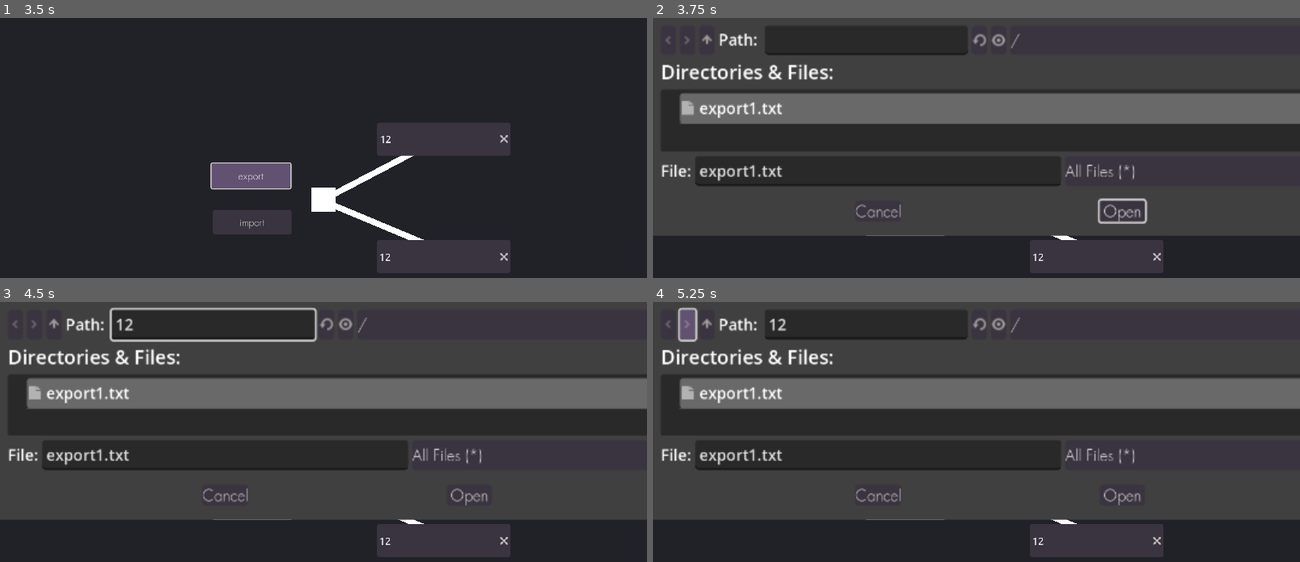
Above: before the commit, frames 1-4 (two rows, left to right).
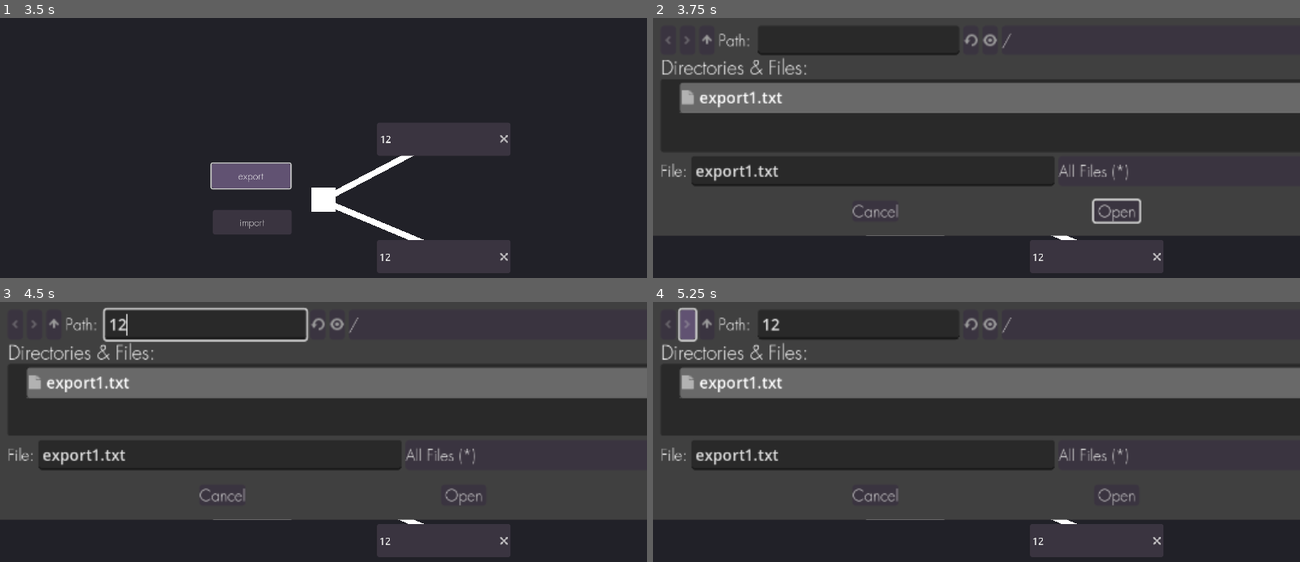
Above: after the commit, the same moments.

Repository: eqgy/understandingtree
Game: Godot game, scene res://understanding tree.tscn
Same seed, same stepped clock (60 frames per second), same inputs: the game is played once before the commit and once after it.
Inputs (mouse positions are in pixels of both pictures, inside the frame that each line leads up to):
- Up to frame 1 (3.5 s): click (446, 140) at 0.52 s; type "12" at 0.6 s; click (446, 257) at 0.75 s; type "12" at 0.83 s; click (446, 140) at 1.25 s; click (446, 257) at 2 s; click "export" at 2.75 s
- Up to frame 2 (3.75 s): click "import" at 3.5 s
- Up to frame 3 (4.5 s): click (213, 325) at 4.27 s; type "12" at 4.35 s
- Up to frame 4 (5.25 s): click (685, 325) at 5 s

Frame 1 is identical in both runs. In frame 2, 11% of the frame differs, in the area x 1-100%, y 5-80%; in frame 3, 12%, in the area x 1-100%, y 2-79%; in frame 4, 11%.

Commit message:
basic main menu page

Diff:
--- a/application iterations/iteration 1/node theme.tres
+++ b/application iterations/iteration 1/node theme.tres
@@ -29,3 +29,4 @@
 Button/styles/hover = SubResource("StyleBoxFlat_olyi6")
 Button/styles/normal = SubResource("StyleBoxFlat_g4ers")
 Button/styles/pressed = SubResource("StyleBoxFlat_xbbqy")
+Label/fonts/font = ExtResource("1_c3wsk")
--- /dev/null
+++ b/application iterations/iteration 1/start menu.tscn
@@ -0,0 +1,38 @@
+[gd_scene load_steps=2 format=3 uid="uid://ba1lnq4epkd03"]
+
+[ext_resource type="Theme" uid="uid://bosbvfdtv48xf" path="res://node theme.tres" id="1_ly54k"]
+
+[node name="StartMenu" type="Control"]
+layout_mode = 3
+anchors_preset = 15
+anchor_right = 1.0
+anchor_bottom = 1.0
+grow_horizontal = 2
+grow_vertical = 2
+
+[node name="ColorRect" type="ColorRect" parent="."]
+layout_mode = 0
+offset_left = -99.0
+offset_top = -95.0
+offset_right = 1331.0
+offset_bottom = 838.0
+color = Color(0.0654113, 0.0632081, 0.0726516, 1)
+
+[node name="Label" type="Label" parent="."]
+texture_filter = 3
+layout_mode = 1
+anchors_preset = 8
+anchor_left = 0.5
+anchor_top = 0.5
+anchor_right = 0.5
+anchor_bottom = 0.5
+offset_left = -250.0
+offset_top = -234.0
+offset_right = 246.0
+offset_bottom = -194.0
+grow_horizontal = 2
+grow_vertical = 2
+theme = ExtResource("1_ly54k")
+theme_override_font_sizes/font_size = 48
+text = "UNDERSTANDING TREE"
+horizontal_alignment = 1
